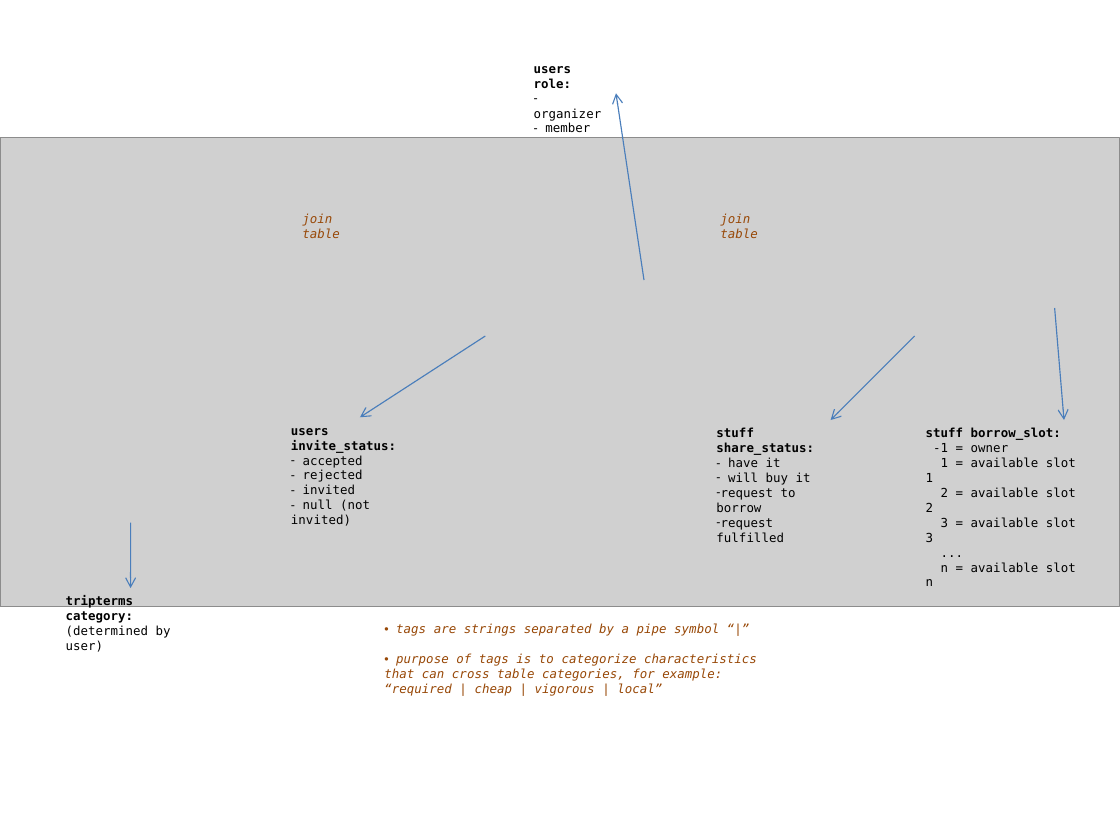
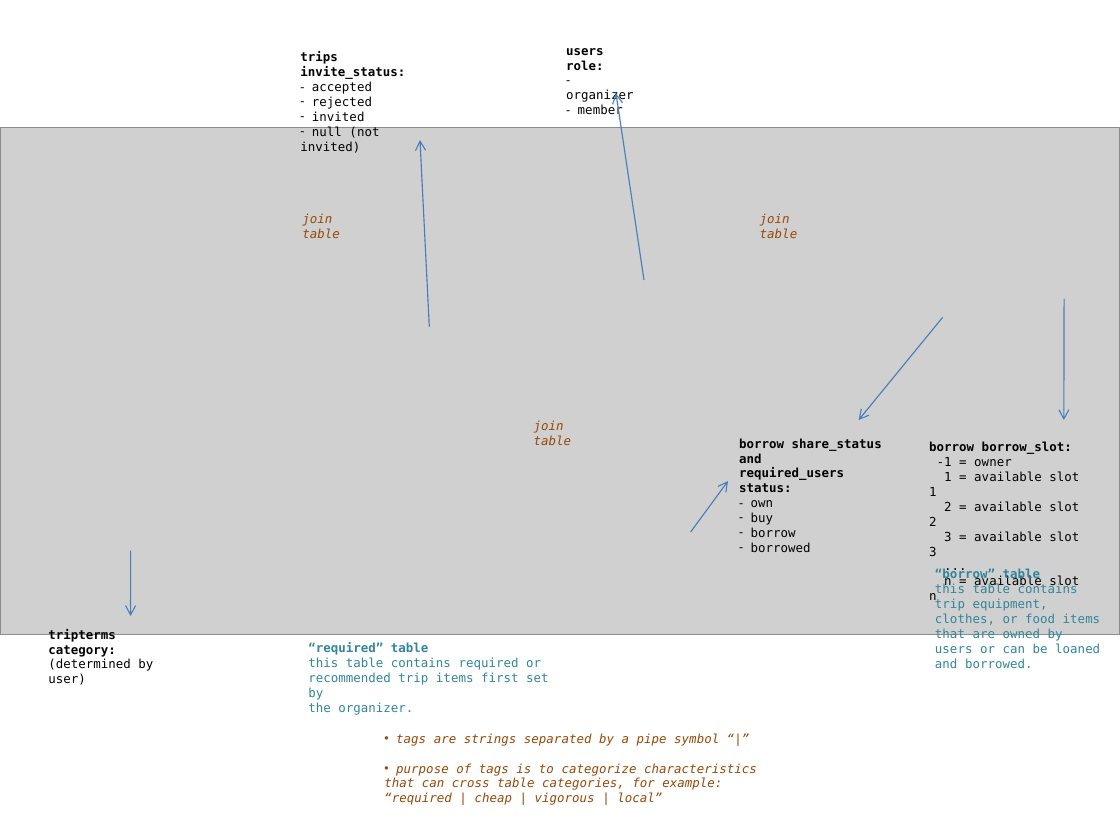
Before and after one commit to spiritphyz/glampr, a slide deck: slide 1 of db/schema.pptx. Drawn at 1120x840 pixels with LibreOffice and Linux fonts; fonts in the diff are those of the drawing; grey boxes stand for pictures. Boxes give left, top, right and bottom in pixels: in the first picture for what was removed or moved away, otherwise in the second. Text is boxed around its words. In the diff, an @@ line names an element or a change of style, - is before the commit and + after.

Commit message:
Final schema design (hopefully)
- Here is what Amad and I came up with after many hours on Wednesday
night discussing the limitations imposed by Sequelize and how they
helped us clarify the tables and table relationships needed.

```diff
--- a/db/schema.pptx
+++ b/db/schema.pptx
@@ text "trips invite_status:": place and size @@
-text "trips invite_status:" at bbox=[291, 428, 396, 526]
+text "trips invite_status:" at bbox=[300, 51, 405, 153]
@@ text at bbox=[300, 51, 405, 79]: text changed @@
-users invite_status:
+trips invite_status:
@@ text "users role:": place and size @@
-text "users role:" at bbox=[534, 66, 602, 132]
+text "users role:" at bbox=[566, 48, 634, 117]
@@ picture: place and size @@
-picture at bbox=[0, 138, 1120, 607]
+picture at bbox=[0, 128, 1120, 635]
@@ arrow moved from (485, 336) - (360, 418) to (429, 327) - (420, 140) @@
@@ text "join table": place and size @@
-text "join table" at bbox=[720, 213, 758, 238]
+text "join table" at bbox=[760, 213, 798, 238]
@@ arrow moved from (1055, 308) - (1064, 420) to (1064, 299) - (1064, 420) @@
@@ arrow moved from (915, 336) - (831, 420) to (943, 317) - (859, 420) @@
@@ text added at bbox=[534, 420, 572, 445], 8 pt, text #984807, italic @@
+join table
@@ text at bbox=[739, 438, 882, 537]: text changed; bold on @@
-stuff share_status:
-– have it
-– will buy it
-– request to borrow
-– request fulfilled
+borrow share_status and
+required_users status:
+– own
+– buy
+– borrow
+– borrowed
@@ text "borrow borrow_slot:": place and size @@
-text "borrow borrow_slot:" at bbox=[926, 427, 1076, 586]
+text "borrow borrow_slot:" at bbox=[929, 441, 1079, 602]
@@ text at bbox=[929, 441, 1072, 454]: text changed @@
-stuff borrow_slot:
+borrow borrow_slot:
@@ arrow added from (691, 532) to (728, 482), #4B7EBC 0.75 pt @@
@@ arrow moved from (131, 523) - (131, 588) to (131, 551) - (131, 616) @@
@@ text added at bbox=[935, 568, 1101, 668], 8 pt, text #31859C @@
+“borrow” table
+this table contains trip equipment, clothes, or food items that are owned by users or can be loaned and borrowed.
@@ text "tripterms category:": place and size @@
-text "tripterms category:" at bbox=[66, 595, 171, 652]
+text "tripterms category:" at bbox=[48, 629, 153, 685]
@@ text added at bbox=[308, 642, 548, 715], 8 pt, text #31859C @@
+“required” table
+this table contains required or
+recommended trip items first set by
+the organizer.
@@ text "tags are strings separated by ...": place and size @@
-text "tags are strings separated by ..." at bbox=[384, 623, 757, 696]
+text "tags are strings separated by ..." at bbox=[384, 733, 757, 805]
```
Also in this commit, not shown: 2 other files.
